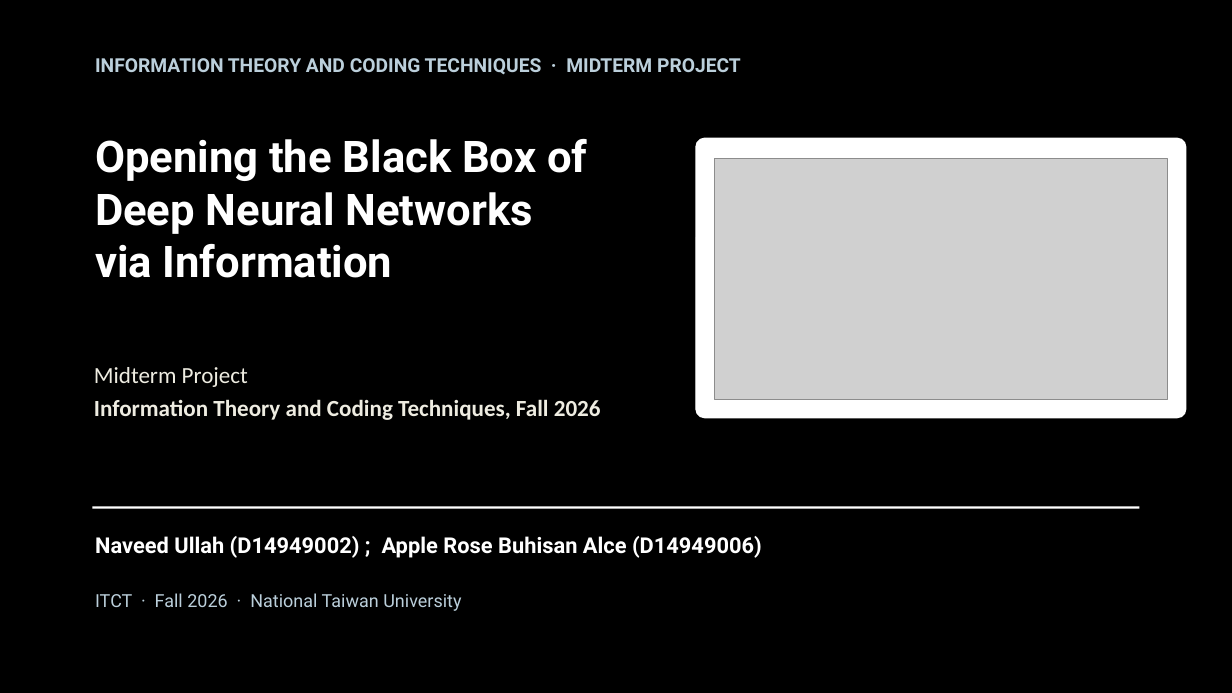
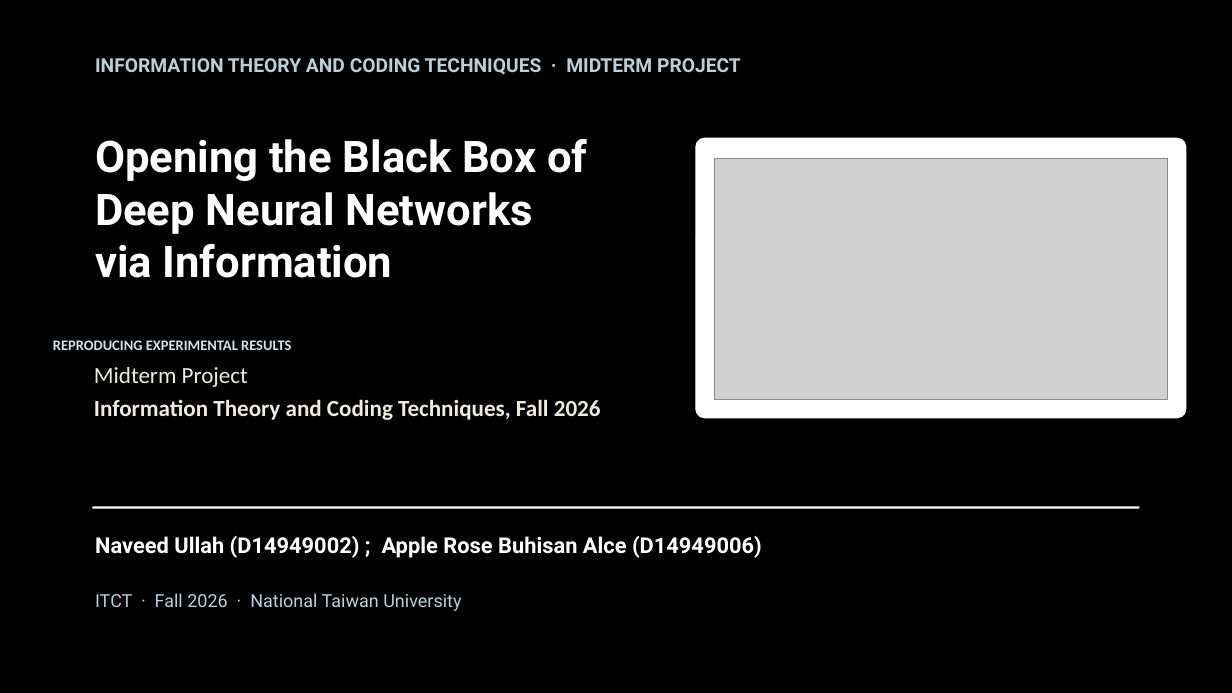
Before and after one commit to arba318/information-plane-lab, a slide deck: slide 1 of dist/artifacts/ITCT_Final_Presentation.pptx. Drawn at 1232x693 pixels with LibreOffice and Linux fonts; fonts in the diff are those of the drawing; grey boxes stand for pictures. Boxes give left, top, right and bottom in pixels: in the first picture for what was removed or moved away, otherwise in the second. Text is boxed around its words. In the diff, an @@ line names an element or a change of style, - is before the commit and + after.

```diff
--- a/dist/artifacts/ITCT_Final_Presentation.pptx
+++ b/dist/artifacts/ITCT_Final_Presentation.pptx
@@ rectangle added at [43, 325, 605, 366], fill #000000 @@
@@ text added at [53, 340, 291, 350], 11.2 pt, text #D7E1E8, bold @@
+REPRODUCING EXPERIMENTAL RESULTS
```
Also in this commit, not shown: 11 other slides changed, 1 other file.
